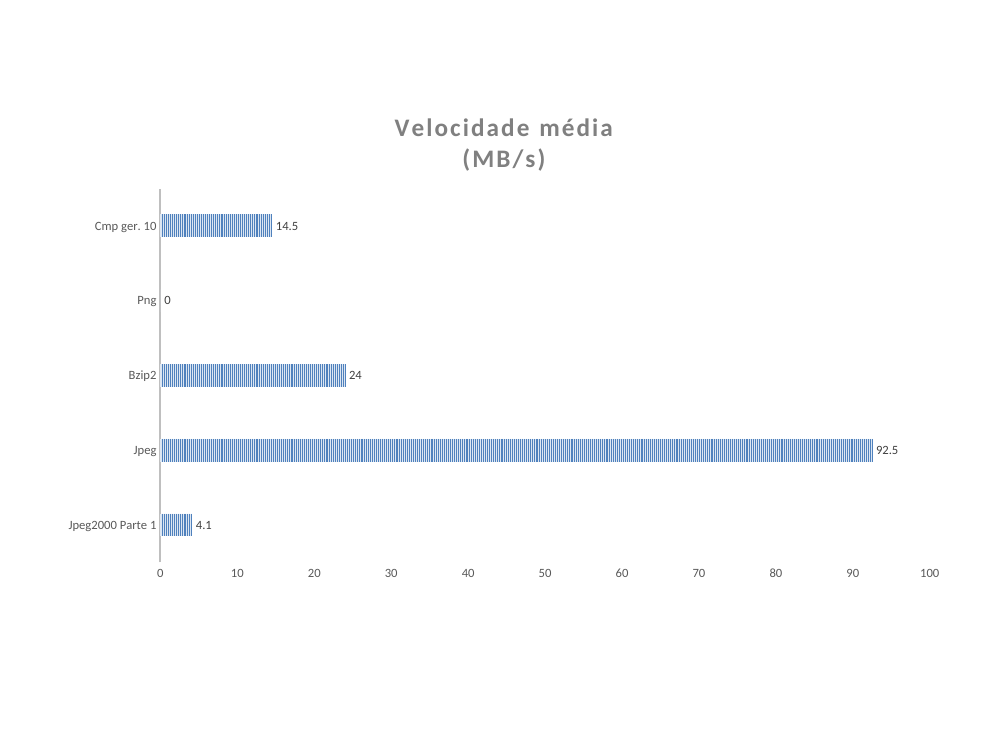
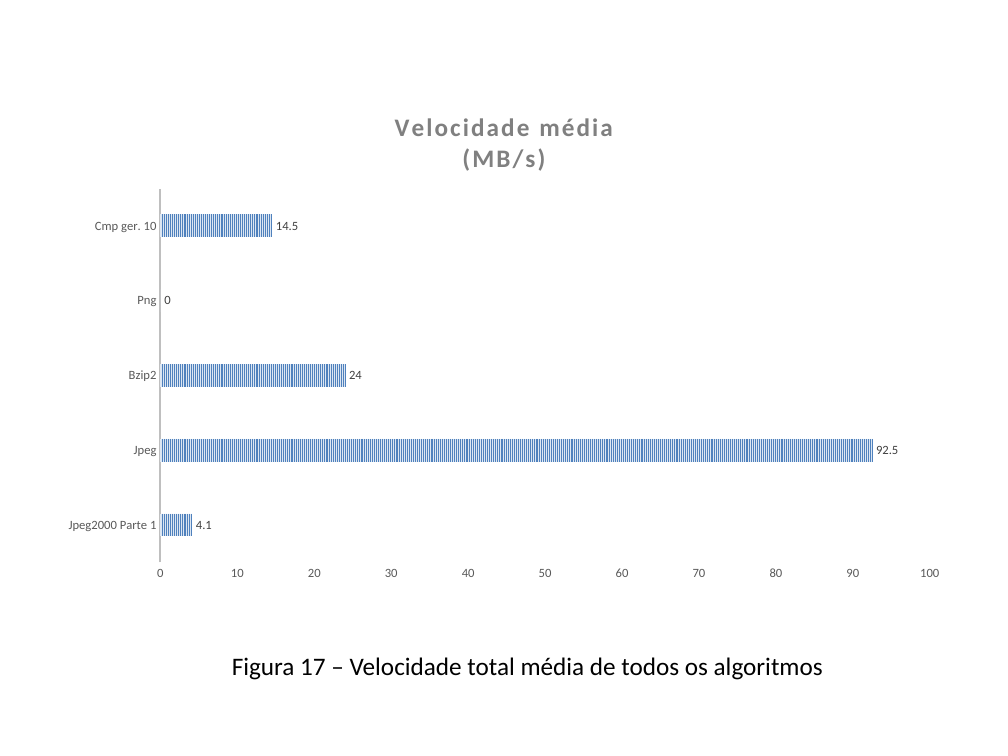
Before and after one commit to smartlord7/EntropicCompressor, a slide deck: slide 20 of research/report/Apresentação.pptx. Drawn at 1008x756 pixels with LibreOffice and Linux fonts; fonts in the diff are those of the drawing. Boxes give left, top, right and bottom in pixels: in the first picture for what was removed or moved away, otherwise in the second. Text is boxed around its words. In the diff, an @@ line names an element or a change of style, - is before the commit and + after.

```diff
--- a/research/report/Apresentação.pptx
+++ b/research/report/Apresentação.pptx
@@ text added at [232,657,823,680], 18 pt, text #000000 @@
+Figura 17 – Velocidade total média de todos os algoritmos
```
Also in this commit, not shown: 9 other slides changed.
